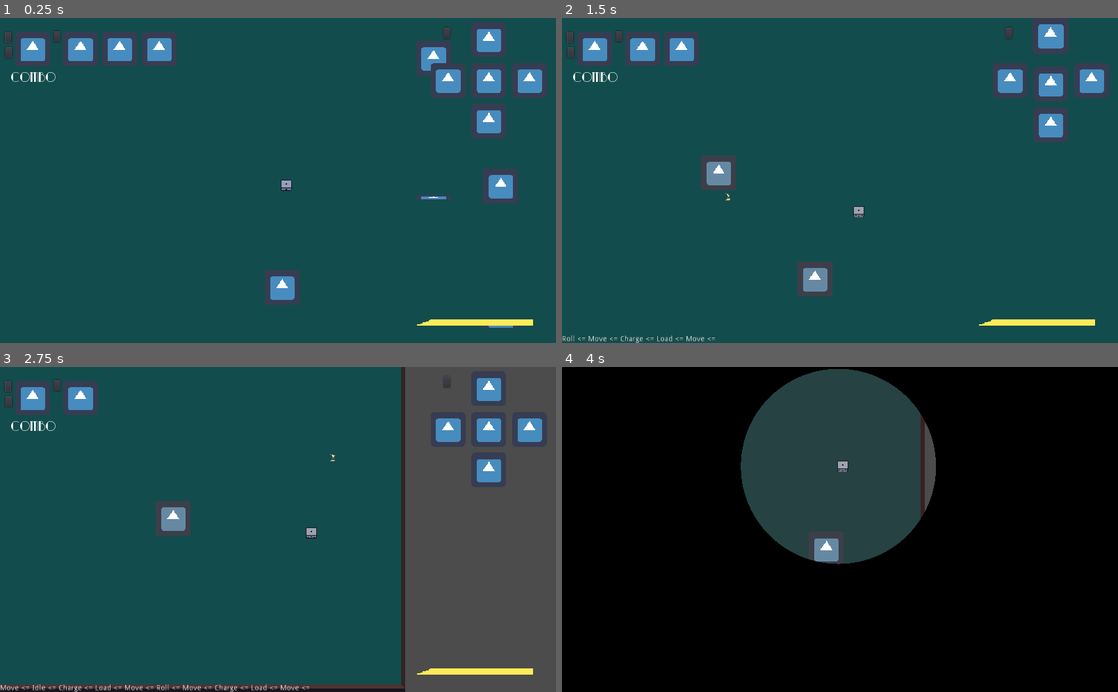
Above: before the commit, frames 1-4 (two rows, left to right).
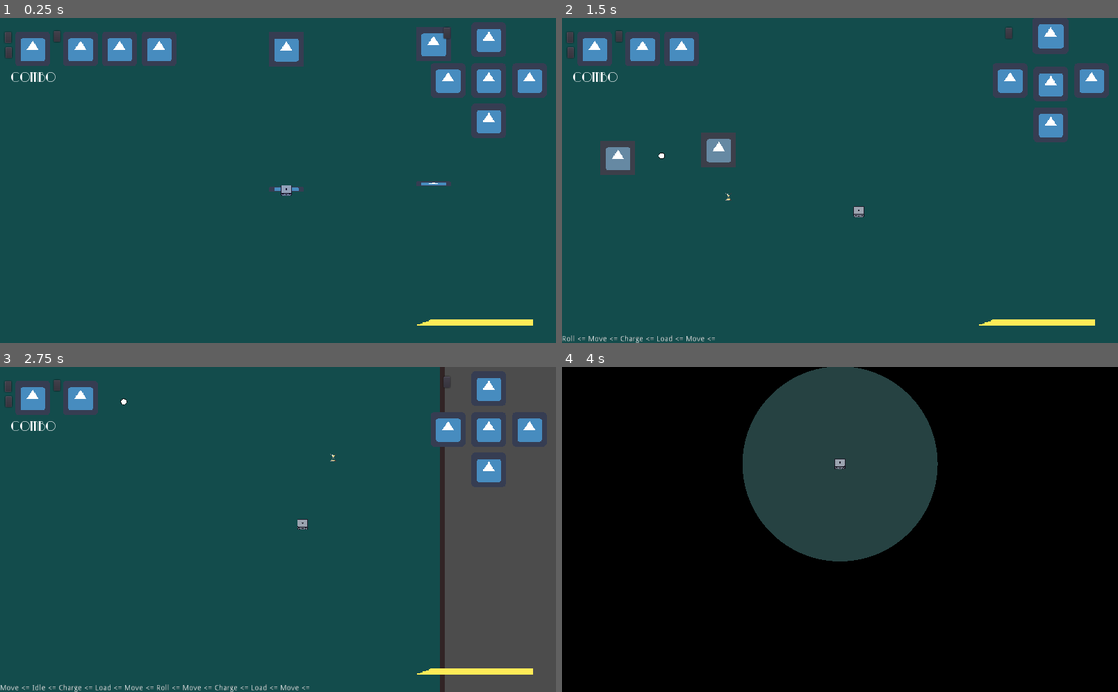
Above: after the commit, the same moments.

Repository: andrebariani/gmtk2022
Game: Godot game, scene res://src/Main.tscn
Same seed, same stepped clock (60 frames per second), same inputs: the game is played once before the commit and once after it. The engine's default icon, where the game draws it, is replaced by a stand-in: a white triangle on a blue panel in a dark square.
Inputs (mouse positions are in pixels of both pictures, inside the frame that each line leads up to):
- Up to frame 1 (0.25 s): no input
- Up to frame 2 (1.5 s): tap Enter (ui_accept) at 0.5, 0.77 s; move the mouse to (962, 164) at 0.52 s; hold D (move_right) 0.53-1.28 s; click (962, 164) at 0.6 s; move the mouse to (728, 196) at 1.27 s; hold S (move_down) from 1.28 s (still down); tap Space (roll) at 1.35 s
- Up to frame 3 (2.75 s): tap Enter (ui_accept) at 1.52 s; move the mouse to (333, 458) at 2.02 s; release S (move_down) at 2.03 s; hold D (move_right) from 2.03 s (still down); click (333, 458) at 2.1 s
- Up to frame 4 (4 s): move the mouse to (812, 594) at 2.77 s; release D (move_right) at 2.78 s; hold W (move_up) 2.78-3.53 s; tap Space (roll) at 2.85 s; tap Enter (ui_accept) at 3.02, 3.77 s; move the mouse to (1006, 578) at 3.52 s; hold A (move_left) from 3.53 s (still down); click (1006, 578) at 3.6 s

The runs differ from the first frame. In frame 1, 2.9% of the frame differs, in the area x 47-94%, y 2-96%; in frame 2, 2.4%; in frame 3, 9.9%, in the area x 0-80%, y 0-100%; in frame 4, 1.6%.

Commit message:
bug do melee não dar dano

Diff:
--- a/src/Main.tscn
+++ b/src/Main.tscn
@@ -1,27 +1,19 @@
-[gd_scene load_steps=12 format=2]
+[gd_scene load_steps=11 format=2]
 
 [ext_resource path="res://src/entities/player/Player.tscn" type="PackedScene" id=1]
 [ext_resource path="res://src/entities/camera/Camera.tscn" type="PackedScene" id=2]
 [ext_resource path="res://src/shaders/ScreenShader.tscn" type="PackedScene" id=3]
 [ext_resource path="res://src/ui/UI.tscn" type="PackedScene" id=4]
 [ext_resource path="res://src/Main.gd" type="Script" id=5]
-[ext_resource path="res://src/shaders/burano.png" type="Texture" id=6]
+[ext_resource path="res://src/entities/enemies/Ranged_enemy.tscn" type="PackedScene" id=6]
 [ext_resource path="res://src/ui/menu/Pause.tscn" type="PackedScene" id=7]
 [ext_resource path="res://src/entities/enemies/Melee_enemy.tscn" type="PackedScene" id=9]
-[ext_resource path="res://src/spawner/Enemies_spawner.tscn" type="PackedScene" id=11]
 [ext_resource path="res://src/tileset/TableTileset.tres" type="TileSet" id=12]
 [ext_resource path="res://src/ui/GameOver.tscn" type="PackedScene" id=13]
 
 [node name="Main" type="Node2D"]
 pause_mode = 2
 script = ExtResource( 5 )
-
-[node name="Burano" type="Sprite" parent="."]
-position = Vector2( 10, 17 )
-texture = ExtResource( 6 )
-__meta__ = {
-"_edit_lock_": true
-}
 
 [node name="TileMap" type="TileMap" parent="."]
 light_mask = 3
@@ -43,7 +35,8 @@
 
 [node name="Melee_enemy" parent="YSort" instance=ExtResource( 9 )]
 position = Vector2( 542, -20 )
-collision_layer = 2
+
+[node name="Ranged_enemy" parent="YSort" instance=ExtResource( 6 )]
 
 [node name="CanvasLayer" type="CanvasLayer" parent="."]
 pause_mode = 1
@@ -69,9 +62,6 @@
 pause_mode = 1
 autostart = true
 
-[node name="Enemies_spawner" parent="." instance=ExtResource( 11 )]
-ysort_path = NodePath("../YSort")
-
 [connection signal="advanced_combo" from="YSort/Player" to="." method="_on_Player_advanced_combo"]
 [connection signal="died" from="YSort/Player" to="." method="_on_Player_died"]
 [connection signal="enemy_killed" from="YSort/Player" to="." method="_on_Player_enemy_killed"]
--- a/src/entities/enemies/Melee_enemy.tscn
+++ b/src/entities/enemies/Melee_enemy.tscn
@@ -15,7 +15,7 @@
 extents = Vector2( 31.5, 31.25 )
 
 [sub_resource type="RectangleShape2D" id=5]
-extents = Vector2( 31.5, 32.75 )
+extents = Vector2( 33.25, 34 )
 
 [sub_resource type="CircleShape2D" id=3]
 radius = 200.0
@@ -44,7 +44,7 @@
 collision_mask = 8
 
 [node name="CollisionShape2D" type="CollisionShape2D" parent="Hitbox" index="0"]
-position = Vector2( -0.5, 1.25 )
+position = Vector2( -0.75, 1 )
 shape = SubResource( 5 )
 
 [node name="Range" type="Area2D" parent="." index="5"]
